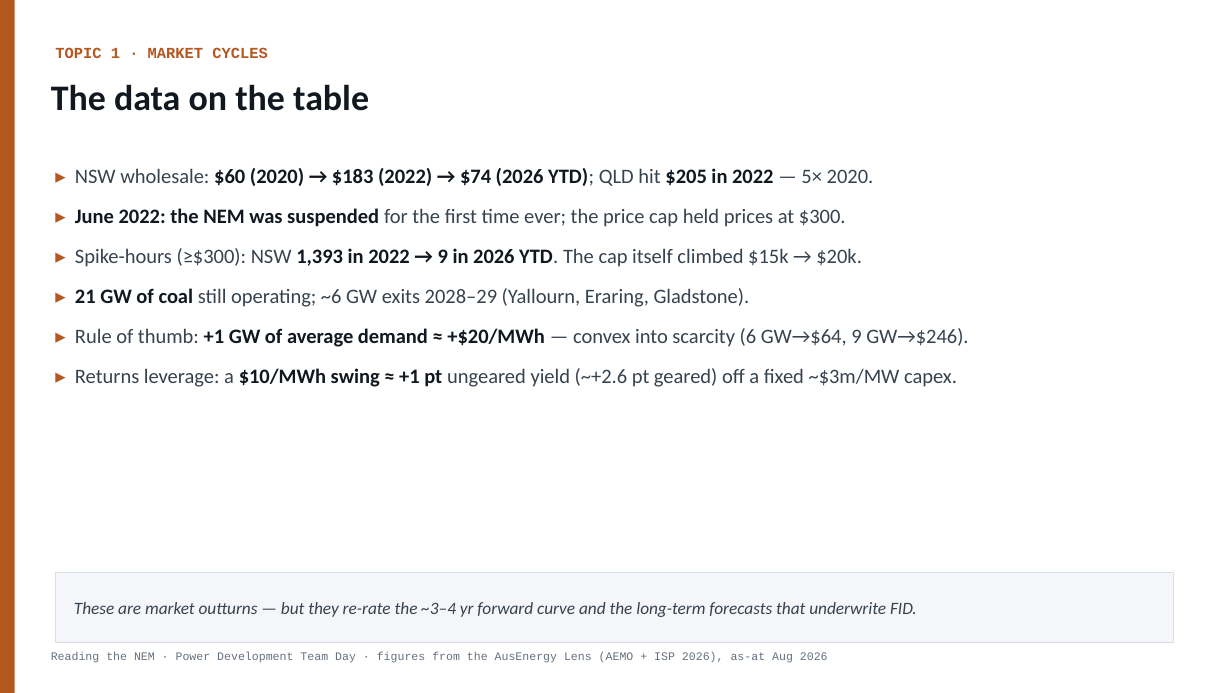
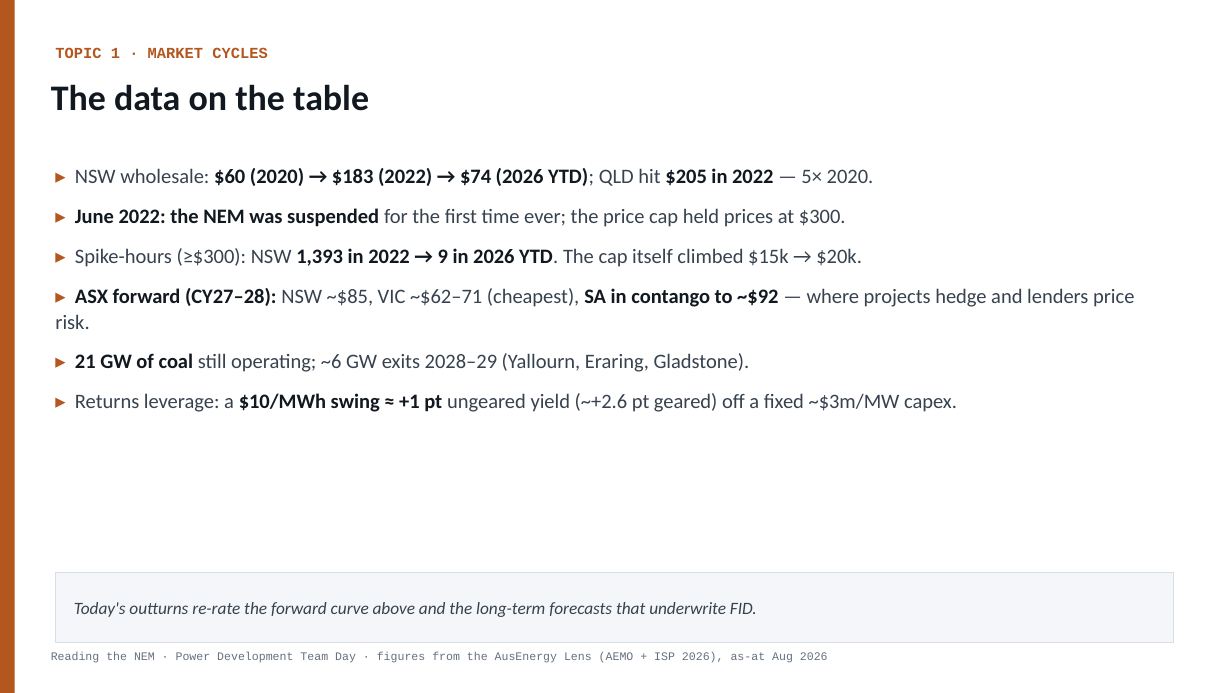
Before and after one commit to Travis-coder712/studio, a slide deck: slide 6 of nem-team-day/Reading-the-NEM-Team-Day.pptx. Drawn at 1232x693 pixels with LibreOffice and Linux fonts; fonts in the diff are those of the drawing. Boxes give left, top, right and bottom in pixels: in the first picture for what was removed or moved away, otherwise in the second. Text is boxed around its words. In the diff, an @@ line names an element or a change of style, - is before the commit and + after.

```diff
--- a/nem-team-day/Reading-the-NEM-Team-Day.pptx
+++ b/nem-team-day/Reading-the-NEM-Team-Day.pptx
@@ text at <box>55,288,1134,329</box>: paragraph added @@
+▸ ASX forward (CY27–28): NSW ~$85, VIC ~$62–71 (cheapest), SA in contango to ~$92 — where projects hedge and lenders price risk.
@@ text at <box>75,328,968,347</box>: paragraph removed @@
-▸ Rule of thumb: +1 GW of average demand ≈ +$20/MWh — convex into scarcity (6 GW→$64, 9 GW→$246).
@@ text at <box>74,602,757,617</box>: text changed @@
-These are market outturns — but they re-rate the ~3–4 yr forward curve and the long-term forecasts that underwrite FID.
+Today's outturns re-rate the forward curve above and the long-term forecasts that underwrite FID.
```
Also in this commit, not shown: 1 other slide changed, 1 other file.
